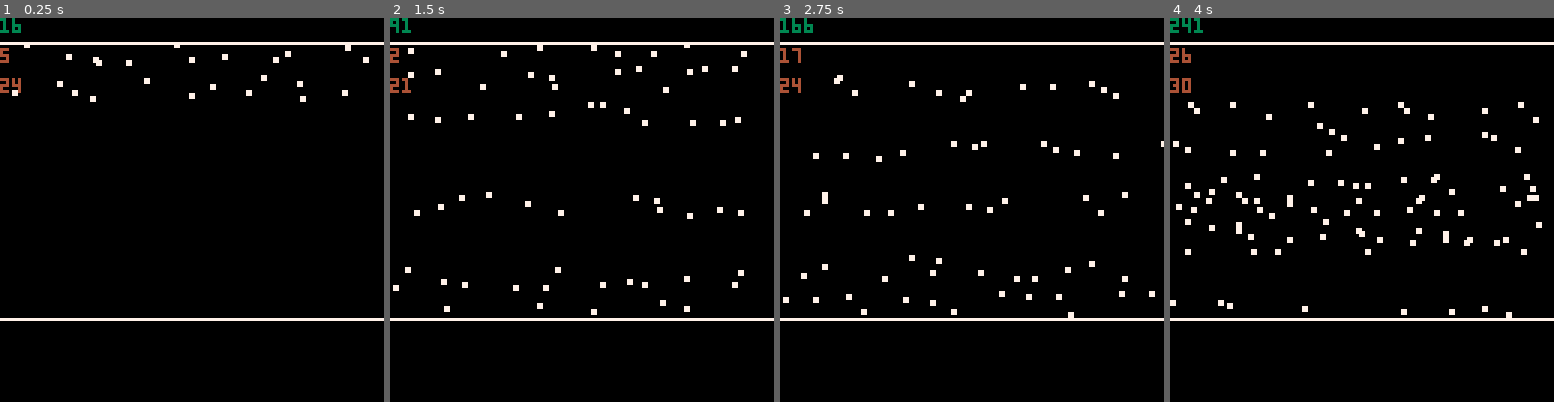
Above: before the commit, frames 1-4 (left to right).
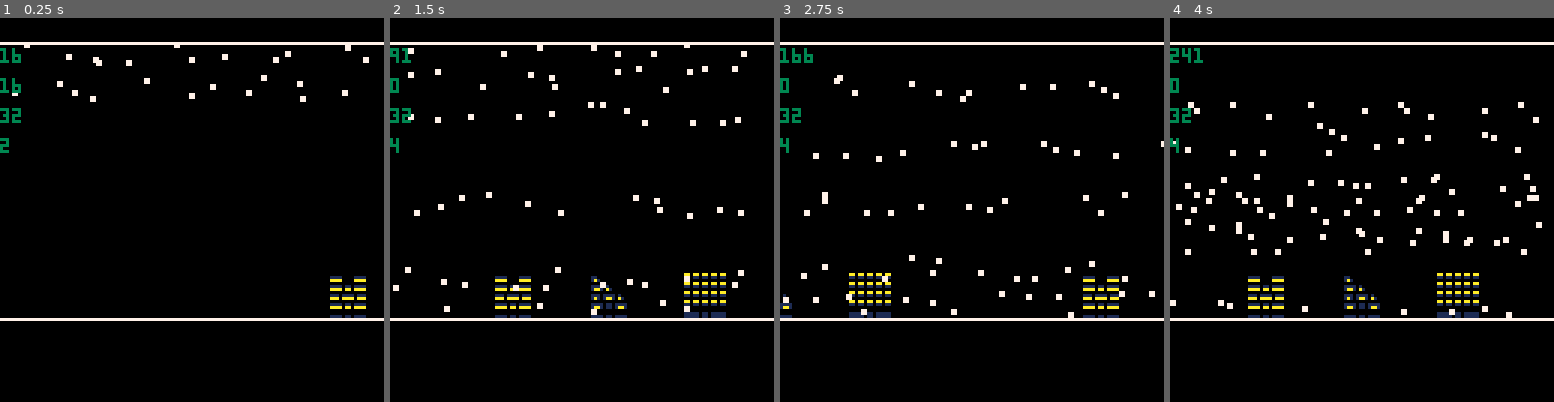
Above: after the commit, the same moments.

Repository: camcleod99/p8xmas
Game: PICO-8 cartridge src.p8
Two runs of this game, one before a commit and one after it. Both use one fixed random seed, a clock stepped at 60 frames per second and the inputs below.
Inputs:
- Up to frame 1 (0.25 s): no input
- Up to frame 2 (1.5 s): no input
- Up to frame 3 (2.75 s): no input
- Up to frame 4 (4 s): no input

The runs differ from the first frame. In frame 1, 1.1% of the frame differs, in the area x 0-96%, y 0-79%; in frame 2, 2.1%; in frame 3, 1.9%; in frame 4, 2.2%, in the area x 0-81%, y 0-79%.

Commit message:
20211012@360 - Working version of houses

Diff:
--- /dev/null
+++ b/inc/debug.lua
@@ -0,0 +1,3 @@
+function debugPrint(what,y)
+    print(what,0,y,3)
+end
--- a/inc/house.lua
+++ b/inc/house.lua
@@ -3,23 +3,98 @@
 
 -- TODO: Documentation
 
+-- Houses
+
+
 -- initHouseVars()
---
+-- houses       :   list of houses
+--                  coord: Centre of Object
+--                  sprite: list of sprites {spriteNo,X offset, Y offset}
+-- housetable   :   list of active house objects
+-- housefrm     :   frameclock for this module
+-- hosuefrmrate :   generate a house every X frames
 function initHouseVars()
-end
-
--- drawHouseScene()
-function drawHouseScene()
-end
-
--- houseList()
-function houseList()
+    houses={
+        {
+            coords={132,92},
+            sprites={
+            {2,-8,-8},
+            {3,0,-8},
+            {18,-8,0},
+            {19,0,0}
+            },
+        },
+        {
+            coords={132,92},
+            sprites={
+            {4,-8,-8},
+            {5,0,-8},
+            {20,-8,0},
+            {21,0,0}
+            },
+        },
+        {
+            coords={132,92},
+            sprites={
+            {6,-8,-8},
+            {7,0,-8},
+            {22,-8,0},
+            {23,0,0}
+        },
+        },
+    }
+    housetable={}
+    houseno=1
+    housefrm = -2
+    housefrmrate = 32
+    makehouse = true
 end
 
 -- addHouse()
 function addHouse()
+    if (makehouse) then
+        housefrm = housefrm + 1
+        if (housefrm == -1) then
+            makeHouse(houseno)
+            resetAddHouse()
+        elseif (housefrm == housefrmrate) then
+            makeHouse(houseno)
+            resetAddHouse()
+        end
+    end
+end
+
+-- resetAddHouse()
+function resetAddHouse()
+    houseno = houseno + 1
+    if (houseno == 4) then
+        makehouse = false
+    end
+    housefrm = 0
 end
 
 -- makeHouse()
-function makeHouse()
+function makeHouse(house)
+    makehouseno=house
+    makecoords=houses[house].coords
+    makesprites=houses[house].sprites
+    --Constrctor
+    add(housetable, {
+        houseno=makehouseno,
+        coords=makecoords,
+        sprites=makesprites,
+    -- update
+    update=function(self)
+        self.coords[1] = self.coords[1] - 1
+        if ( (self.coords[1] + 8) < 0) then
+            self.coords[1] = 132
+        end
+    end,
+    -- draw
+    draw=function(self)
+        for s in all (self.sprites) do
+            spr(s[1],s[2]+self.coords[1],s[3]+self.coords[2])
+        end
+    end,
+    })
 end
--- a/inc/runtime.lua
+++ b/inc/runtime.lua
@@ -2,24 +2,36 @@
 function _init()
     frm=0
     initSnowVars()
+    initHouseVars()
     addSnow()
+    addHouse(1)
 end
 
 function _update60()
     frm=frm+1
+    -- Update Objects
+    for h in all(housetable) do
+        h:update()
+    end
     for f in all(flaketable) do
         f:update()
     end
+    -- Add to object tables
+    addHouse()
     addSnow()
 end
 
 function _draw()
     cls()
     drawSnowScene()
+    for h in all(housetable) do
+        h:draw()
+    end
     for f in all(flaketable) do
         f:draw()
     end
-    print(frm,0,0,3)
-    print(snowfrm,0,10,4)
-    print(snowfrmrate,0,20,4)
+    debugPrint(frm,10)
+    debugPrint(housefrm,20)
+    debugPrint(housefrmrate,30)
+    debugPrint(houseno,40)
 end
--- a/src.p8
+++ b/src.p8
@@ -5,6 +5,7 @@
 #include ./inc/runtime.lua
 #include ./inc/snow.lua
 #include ./inc/house.lua
+#include ./inc/debug.lua
 
 -- TODO
 -- Get City Working
@@ -14,21 +15,21 @@
 
 __gfx__
 00000000700770070000000000000000000000000000000000000000000000000000000000000000000000000000000000000000000000000000000000000000
-00000000070770700000000000000000000000000000000000000000000000000000000000000000000000000000000000000000000000000000000000000000
-00000000007777000011110000111100001100000000000001101101101101100000000000000000000000000000000000000000000000000000000000000000
-00077000777007770011110000111100001110000000000000000000000000000000000000000000000000000000000000000000000000000000000000000000
-00077000777007770000000000000000000000000000000000000000000000000000000000000000000000000000000000000000000000000000000000000000
-00000000007777000011110110111100001111010000000001101101101101100000000000000000000000000000000000000000000000000000000000000000
-00000000070770700011110110111100001111011000000000000000000000000000000000000000000000000000000000000000000000000000000000000000
-00000000700770070000000000000000000000000000000000000000000000000000000000000000000000000000000000000000000000000000000000000000
-00000000000000000011101111011100001110111101000001101101101101100000000000000000000000000000000000000000000000000000000000000000
-00000000000000000011101111011100001110111101100000000000000000000000000000000000000000000000000000000000000000000000000000000000
-00000000000000000000000000000000000000000000000000000000000000000000000000000000000000000000000000000000000000000000000000000000
-00000000000000000011110110111100001111011011110001101101101101100000000000000000000000000000000000000000000000000000000000000000
-00000000000000000011110110111100001111011011110000000000000000000000000000000000000000000000000000000000000000000000000000000000
-00000000000000000000000000000000000000000000000000000000000000000000000000000000000000000000000000000000000000000000000000000000
-00000000000000000000000000000000000000000000000001111101101111100000000000000000000000000000000000000000000000000000000000000000
-00000000000000000011110110111100001111011011110001111101101111100000000000000000000000000000000000000000000000000000000000000000
+0000000007077070000000000000000000000000000000000aa0aa0aa0aa0aa00000000000000000000000000000000000000000000000000000000000000000
+000000000077770000111100001111000011000000000000011011011011011000aaaaaaaaaaaa0000aaaaaaaaaaaa0000aaaaaaaaaaaa000000000000000000
+000770007770077700aaaa0000aaaa00001a100000000000000000000000000000aaaaaaaaaaaa0000aaaaaaaaaaaa0000aaaaaaaaaaaa000000000000000000
+0007700077700777000000000000000000000000000000000aa0aa0aa0aa0aa000aaaaaaaaaaaa0000aaaaaaaaaaaa0000aaaaaaaaaaaa000000000000000000
+000000000077770000111101101111000011110100000000011011011011011000aaaaaaaaaaaa0000aaaaaaaaaaaa0000aaaaaaaaaaaa000000000000000000
+000000000707707000aaaa0aa0aaaa00001aa10a10000000000000000000000000aaaaaaaaaaaa0000aaaaaaaaaaaa0000aaaaaaaaaaaa000000000000000000
+0000000070077007000000000000000000000000000000000aa0aa0aa0aa0aa000aaaaaaaaaaaa0000aaaaaaaaaaaa0000aaaaaaaaaaaa000000000000000000
+000000000000000000111011110111000011101111010000011011011011011000aaaaaaaaaaaa0000aaaaaaaaaaaa0000aaaaaaaaaaaa000000000000000000
+000000000000000000aaa0aaaa0aaa00001a101aa10a1000000000000000000000aaaaaaaaaaaa0000aaaaaaaaaaaa0000aaaaaaaaaaaa000000000000000000
+0000000000000000000000000000000000000000000000000aa0aa0aa0aa0aa000aaaaaaaaaaaa0000aaaaaaaaaaaa0000aaaaaaaaaaaa000000000000000000
+000000000000000000111101101111000011110110111100011011011011011000aaaaaaaaaaaa0000aaaaaaaaaaaa0000aaaaaaaaaaaa000000000000000000
+000000000000000000aaaa0aa0aaaa00001aa101101aa100000000000000000000aaaaaaaaaaaa0000aaaaaaaaaaaa0000aaaaaaaaaaaa000000000000000000
+000000000000000000000000000000000000000000000000000000000000000000aaaaaaaaaaaa0000aaaaaaaaaaaa0000aaaaaaaaaaaa000000000000000000
+000000000000000000000000000000000000000000000000011111011011111000aaaaaaaaaaaa0000aaaaaaaaaaaa0000aaaaaaaaaaaa000000000000000000
+000000000000000000111101101111000011110110111100011111011011111000aaaaaaaaaaaa0000aaaaaaaaaaaa0000aaaaaaaaaaaa000000000000000000
 __map__
 0203040506070000000000000000000000000000000000000000000000000000000000000000000000000000000000000000000000000000000000000000000000000000000000000000000000000000000000000000000000000000000000000000000000000000000000000000000000000000000000000000000000000000
 1213141516170000000000000000000000000000000000000000000000000000000000000000000000000000000000000000000000000000000000000000000000000000000000000000000000000000000000000000000000000000000000000000000000000000000000000000000000000000000000000000000000000000
